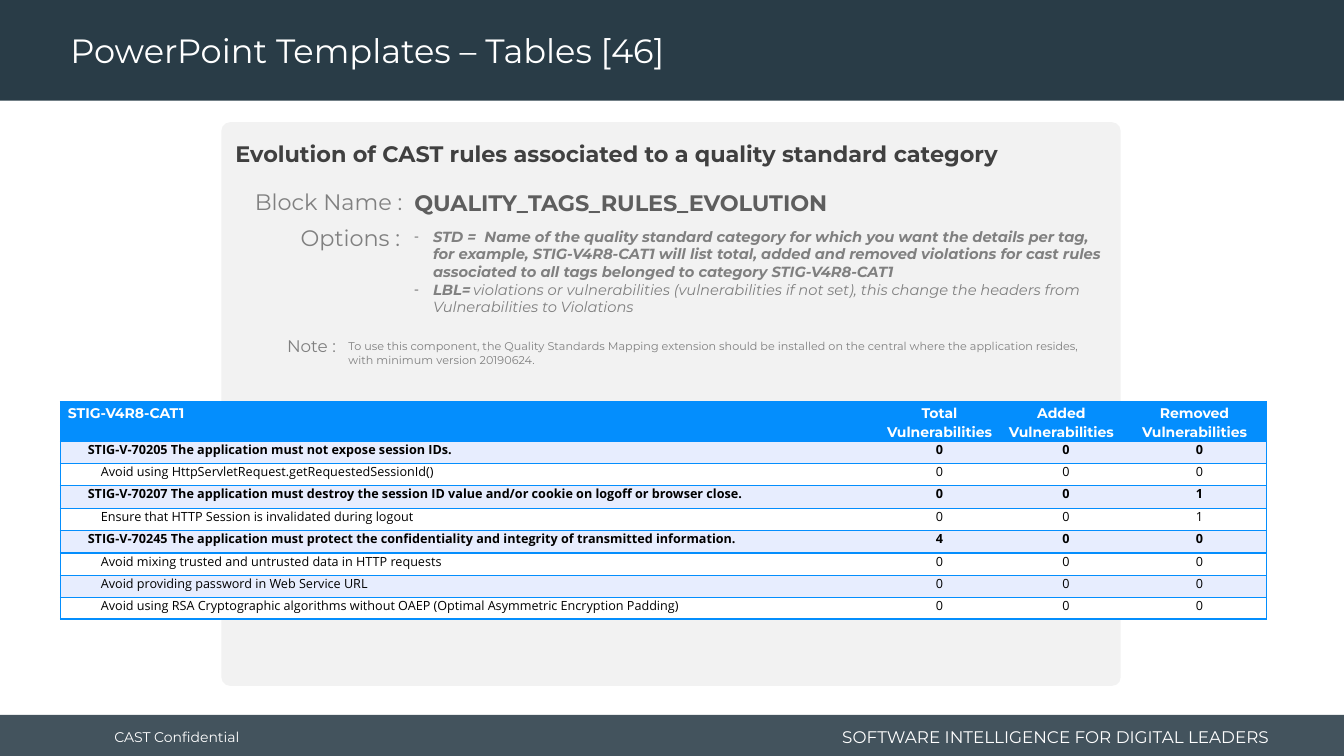
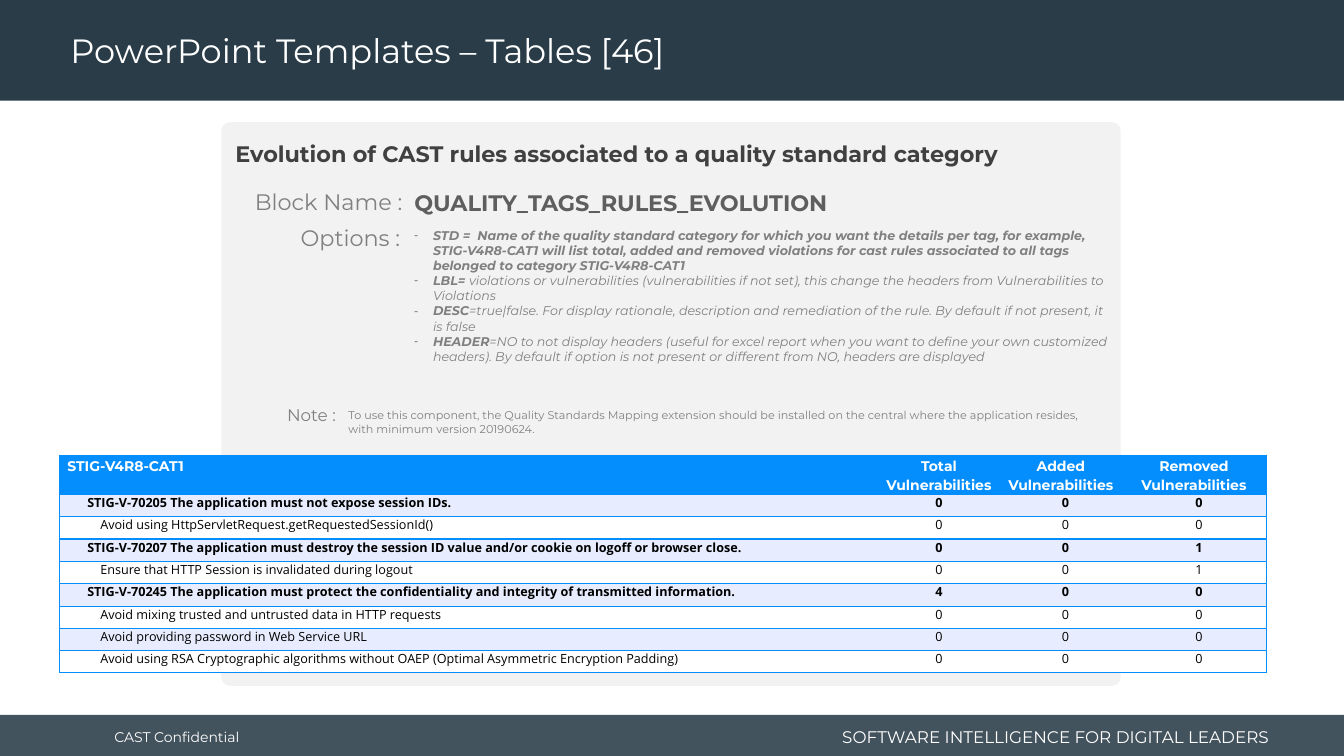
Before and after one commit to CAST-projects/CAST-ReportGenerator, a slide deck: slide 78 of CastReporting.Reporting.Core/Templates/zh-CN/Application/Component library/1- Powerpoint-components-library.pptx. Drawn at 1344x756 pixels with LibreOffice and Linux fonts; fonts in the diff are those of the drawing; background and template pictures are left out. Boxes give left, top, right and bottom in pixels: in the first picture for what was removed or moved away, otherwise in the second. Text is boxed around its words. In the diff, an @@ line names an element or a change of style, - is before the commit and + after.

Commit message:
REPORTGEN-782: add MODULE and TECHNO options, update library reports

```diff
--- a/CastReporting.Reporting.Core/Templates/zh-CN/Application/Component library/1- Powerpoint-components-library.pptx
+++ b/CastReporting.Reporting.Core/Templates/zh-CN/Application/Component library/1- Powerpoint-components-library.pptx
@@ text at (433, 230, 1104, 300): size 10.5 to 9 pt in "STD = Name of the quality standard ...", "LBL= violations or vulnerabilities (vulnerabilities if not ..." @@
@@ text at (433, 305, 1107, 364): paragraphs added @@
+– DESC=true|false. For display rationale, description and remediation of the rule. By default if not present, it is false
+– HEADER=NO to not display headers (useful for excel report when you want to define your own customized headers). By default if option is not present or different from NO, headers are displayed
@@ text "Note :": place and size @@
-text "Note :" at (287, 340, 328, 352)
+text "Note :" at (287, 409, 328, 421)
@@ text "To use this component, the ...": place and size @@
-text "To use this component, the ..." at (348, 342, 1078, 364)
+text "To use this component, the ..." at (348, 411, 1078, 433)
@@ table: place and size @@
-table at (60, 402, 1267, 618)
+table at (59, 455, 1266, 670)
```
Also in this commit, not shown: 7 other slides changed, 10 other files.
